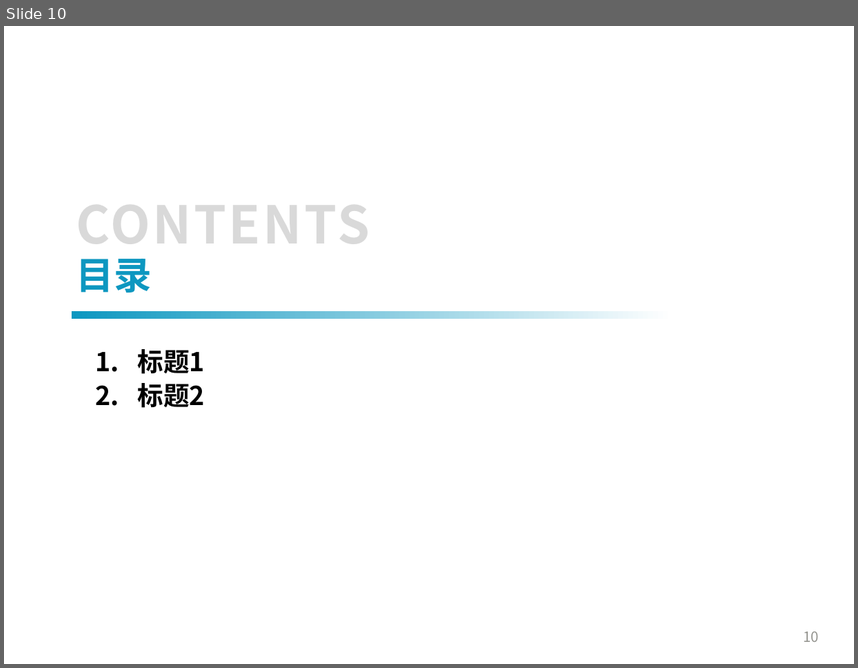
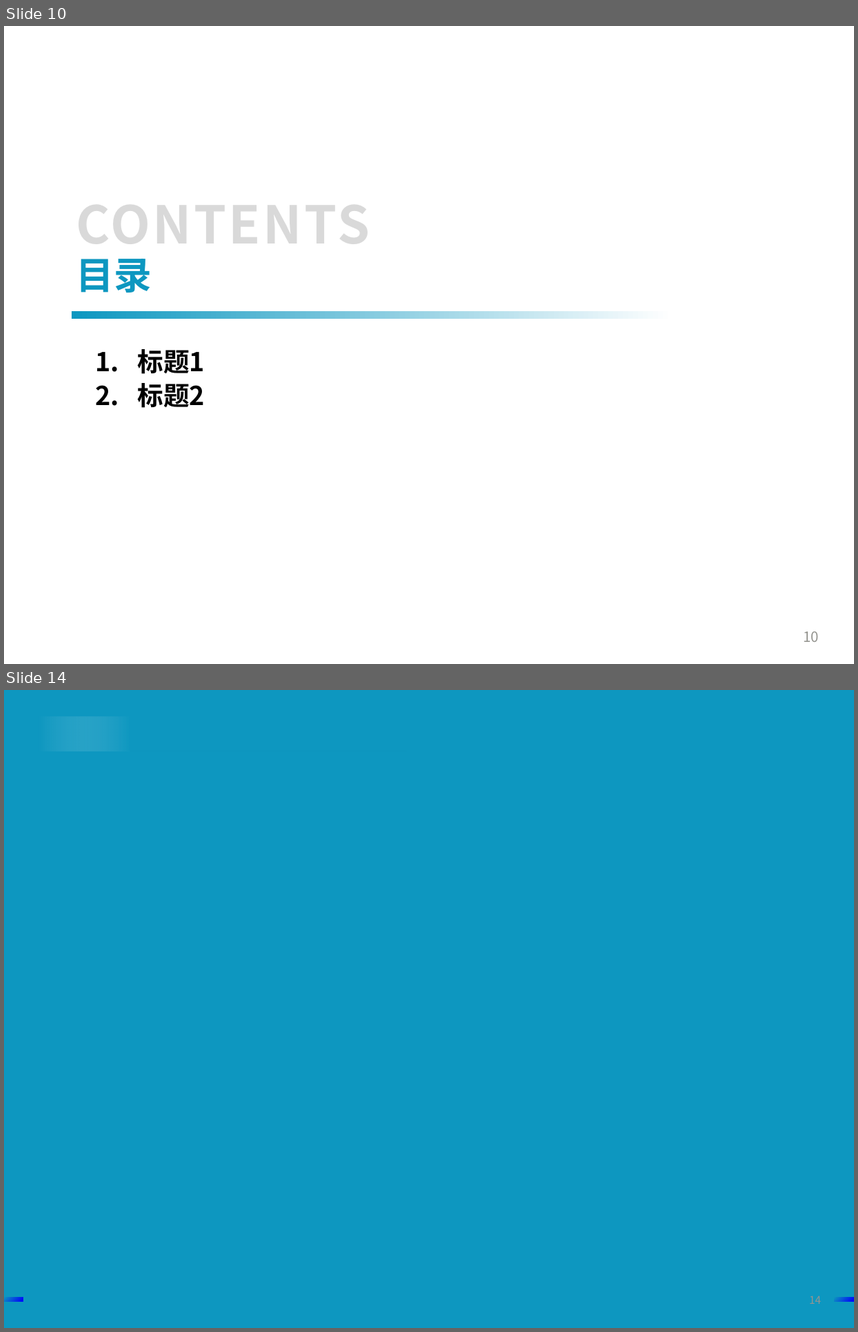
Before and after one commit to bjut-swift/BJUT-PPT-template, a slide deck: BJUT幻灯片模板（4：3）.potx. Shown one above the other, each under a label of ours: slide 10 before the commit, slides 10 and 14 after it; the slides between them are not shown. The pictures are 858x668 and 858x1332 pixels, drawn with LibreOffice and Linux fonts; fonts in the diff are those of the drawing; background and template pictures are left out. Boxes give left, top, right and bottom in pixels: in the first picture for what was removed or moved away, otherwise in the second. Text is boxed around its words. In the diff, an @@ line names an element or a change of style, - is before the commit and + after.

```diff
--- a/BJUT幻灯片模板（4：3）.potx
+++ b/BJUT幻灯片模板（4：3）.potx
@@ slide 14 added at (4, 690, 854, 1328), background gradient #0D97C0; not listed: 1 template element that a slide beside it also shows @@
@@ rounded rectangle added at (36, 716, 39, 752), fill #0D97C0 @@
@@ rectangle added at (39, 716, 407, 751), fill gradient #0D97C0 to #FFFFFF @@
@@ rectangle added at (4, 1297, 23, 1301), fill gradient #0D97C0 to #0000FF @@
@@ rectangle added at (835, 1297, 854, 1301), fill gradient #0D97C0 to #0000FF @@
```
Also in this commit, not shown: 3 other slides added, 1 slide removed, 1 other file.
